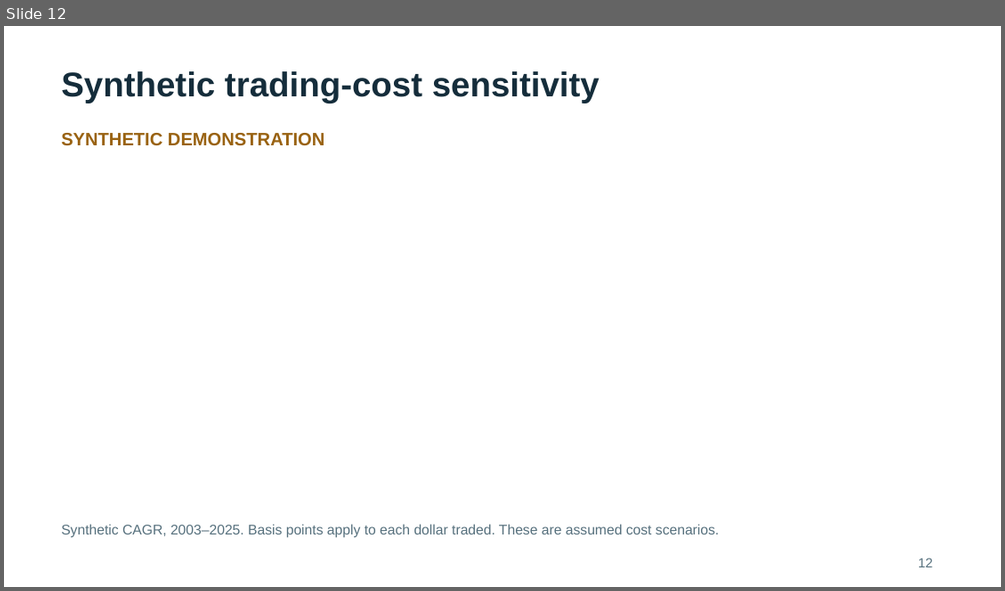
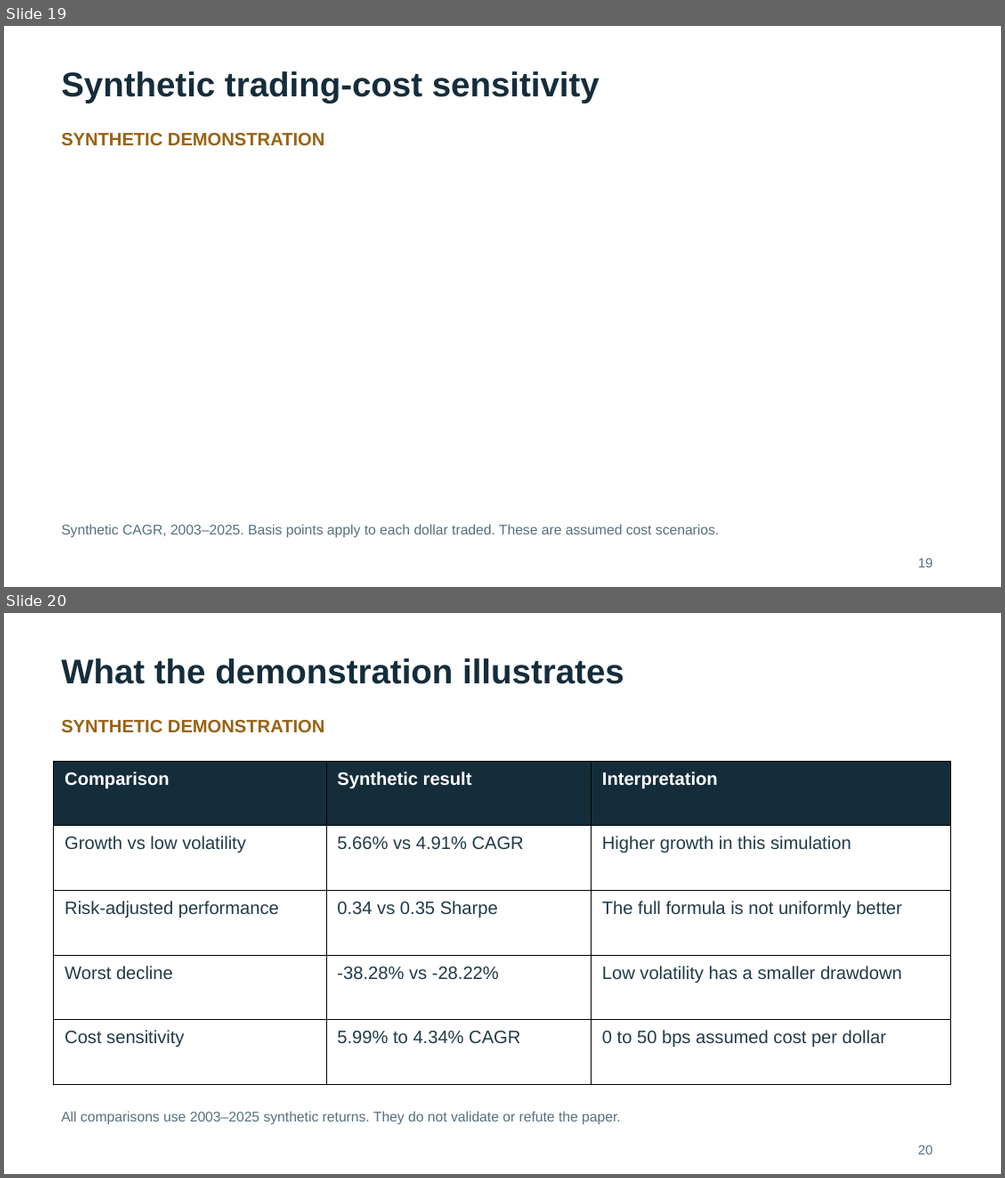
Before and after one commit to yingnichang/MTH9897, a slide deck: Final/presentation/conservative_formula_presentation.pptx. Shown one above the other, each under a label of ours: slide 12 before the commit, slides 19 and 20 after it. The pictures are 1005x591 and 1005x1178 pixels, drawn with LibreOffice and Linux fonts; fonts in the diff are those of the drawing. Boxes give left, top, right and bottom in pixels: in the first picture for what was removed or moved away, otherwise in the second. Text is boxed around its words. In the diff, an @@ line names an element or a change of style, - is before the commit and + after.

Commit message:
Expand presentation with worked examples and research interpretation

```diff
--- a/Final/presentation/conservative_formula_presentation.pptx
+++ b/Final/presentation/conservative_formula_presentation.pptx
@@ slide 20 added at [4,613,1001,1174], background #FFFFFF @@
@@ text added at [61,658,624,684], 33 pt, text #152D3B, bold @@
+What the demonstration illustrates
@@ text added at [61,720,324,733], 17.2 pt, text #996211, bold @@
+SYNTHETIC DEMONSTRATION
@@ table added at [54,761,952,1084], 5 rows, 3 columns @@
+Comparison | Synthetic result | Interpretation
+Growth vs low volatility | 5.66% vs 4.91% CAGR | Higher growth in this simulation
+Risk-adjusted performance | 0.34 vs 0.35 Sharpe | The full formula is not uniformly better
+Worst decline | -38.28% vs -28.22% | Low volatility has a smaller drawdown
+Cost sensitivity | 5.99% to 4.34% CAGR | 0 to 50 bps assumed cost per dollar
@@ text added at [61,1111,621,1125], 13.5 pt, text #56707D @@
+All comparisons use 2003–2025 synthetic returns. They do not validate or refute the paper.
@@ text added at [918,1144,933,1154], 12.8 pt, text #56707D @@
+20
@@ what was slide 12 is now slide 19 @@
@@ slide 19 changed as well @@
@@ text at [918,557,933,567]: text changed @@
-12
+19
```
Also in this commit, not shown: 11 other slides changed, 7 other slides added, 7 other files.
